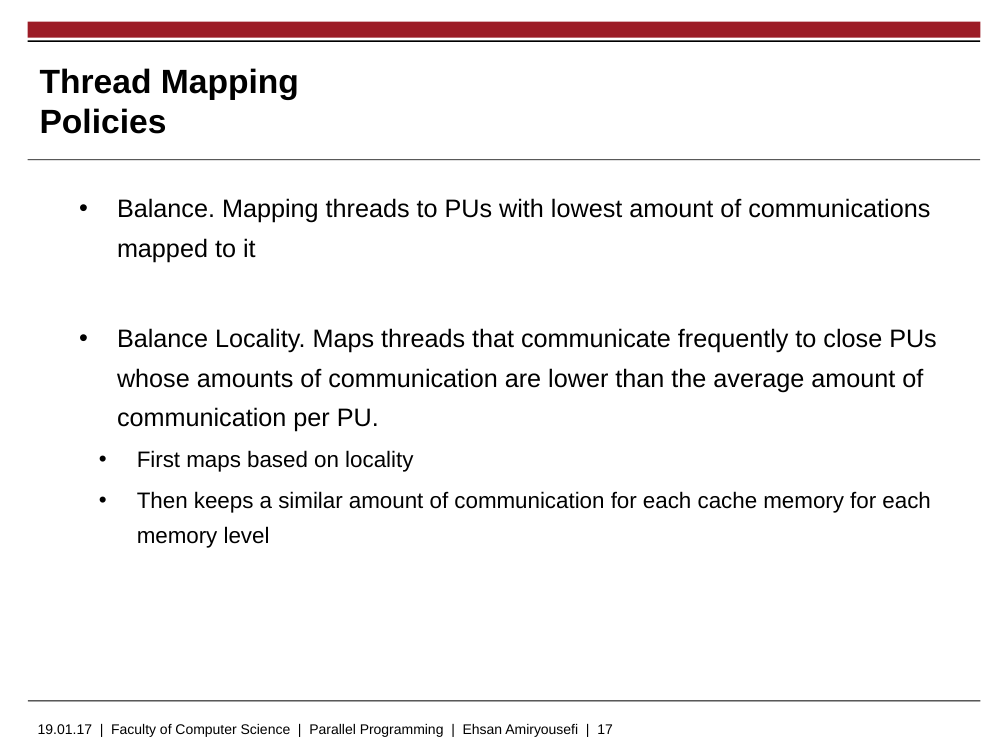
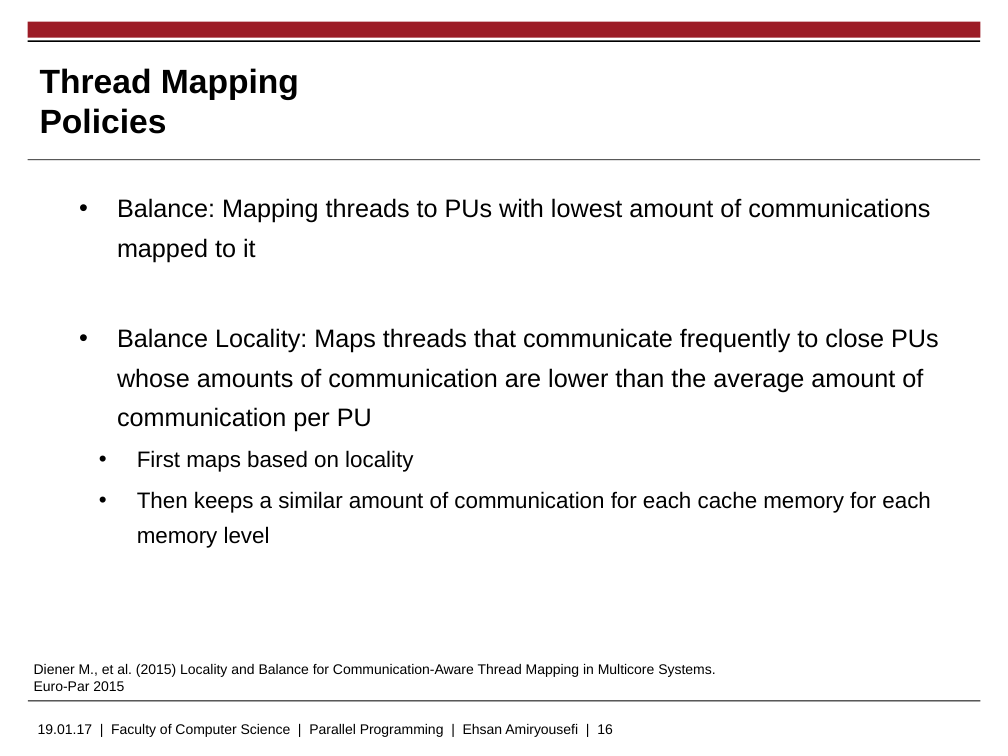
Before and after one commit to EhsanAmiryousefi/MasterThesis, a slide deck: slide 16 of Presentations/Proposal.pptx (slide 17 before the commit). Drawn at 1008x756 pixels with LibreOffice and Linux fonts; fonts in the diff are those of the drawing; background and template pictures are left out. Boxes give left, top, right and bottom in pixels: in the first picture for what was removed or moved away, otherwise in the second. Text is boxed around its words. In the diff, an @@ line names an element or a change of style, - is before the commit and + after.

```diff
--- a/Presentations/Proposal.pptx
+++ b/Presentations/Proposal.pptx
@@ text at box(117, 198, 939, 432): text changed @@
-    • Balance. Mapping threads to PUs with lowest amount of communications mapped to it
-    • Balance Locality. Maps threads that communicate frequently to close PUs whose amounts of communication are lower than the average amount of communication per PU.
+    • Balance: Mapping threads to PUs with lowest amount of communications mapped to it
+    • Balance Locality: Maps threads that communicate frequently to close PUs whose amounts of communication are lower than the average amount of communication per PU
@@ text added at box(34, 664, 715, 691), 10 pt, text #000000 @@
+Diener M., et al. (2015) Locality and Balance for Communication-Aware Thread Mapping in Multicore Systems. Euro-Par 2015
@@ text at box(38, 724, 613, 737): text changed @@
-19.01.17 | Faculty of Computer Science | Parallel Programming | Ehsan Amiryousefi | 17
+19.01.17 | Faculty of Computer Science | Parallel Programming | Ehsan Amiryousefi | 16
```
Also in this commit, not shown: 9 other slides changed, 1 slide removed.
